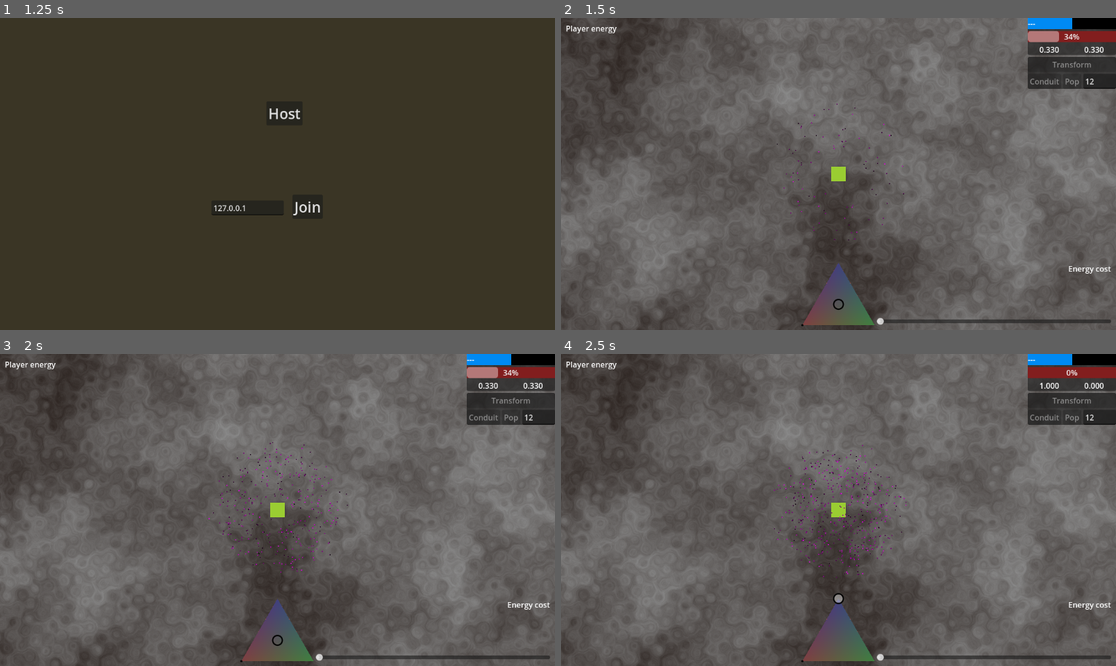
Above: before the commit, frames 1-4 (two rows, left to right).
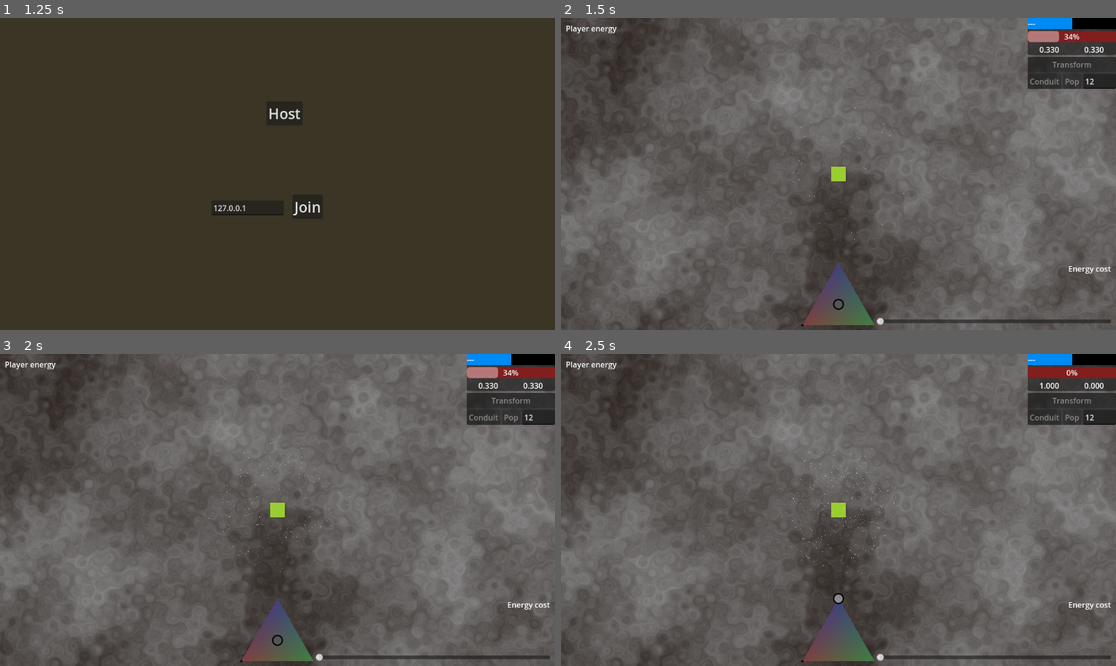
Above: after the commit, the same moments.

Repository: helmasur/conduit_rts
Game: Godot game, scene res://game.tscn
The game is run twice, just before and just after one commit, with the same random seed, the same clock (stepped at 60 frames per second) and the same inputs.
Inputs (mouse positions are in pixels of both pictures, inside the frame that each line leads up to):
- Up to frame 1 (1.25 s): click (538, 80) at 0.52 s; type "12" at 0.6 s
- Up to frame 2 (1.5 s): click "Host" at 1.25 s
- Up to frame 3 (2 s): no input
- Up to frame 4 (2.5 s): drag from (838, 625) to (838, 510) at 2.02 s

Frame 1 is identical in both runs. In frame 2, less than 0.1% of the frame differs, in the area x 38-62%, y 27-72%; in frame 3, 0.3%; in frame 4, 0.4%, in the area x 38-63%, y 29-72%.

Commit message:
fix particle positioning

Diff:
--- a/game.gd
+++ b/game.gd
@@ -1,12 +1,15 @@
 ## game.gd
 extends Node2D
 
+var world_size: Vector2
 var selected_unit: Node = null
 var tricon_h: float = .33
-@export var player_scene: PackedScene = preload("res://player.tscn")
+var player_scene: PackedScene = preload("res://player.tscn")
 var player: Player
 var units = [Unit]
-var world_size: Vector2 = Vector2(2048,2048)
+
+func _init() -> void:
+	world_size = Vector2(2048, 2048)
 
 func _ready():
 	for offs in Utils.get_toroid_copies(world_size):
--- a/player.gd
+++ b/player.gd
@@ -4,13 +4,14 @@
 var player_energy: float = 100.0
 
 @export var player_color: Color = Color.DEEP_PINK
-@export var world_size = Vector2(2048, 2048)
+var world_size: Vector2
 var unit_scene = preload("res://unit.tscn")
 @onready var unit_spawner = $UnitSpawner
 
 var id: int
 
 func _enter_tree() -> void:
+	world_size = get_parent().world_size
 	pass
 	#if not is_multiplayer_authority(): return
 	#print("Player: et, peer_id = ", multiplayer.get_unique_id(), " authority = ", get_multiplayer_authority())
--- a/unit.gd
+++ b/unit.gd
@@ -56,7 +56,7 @@
 
 	for offs in Utils.get_toroid_copies(get_parent().world_size):
 		var copy = $EnergyParticles.duplicate()
-		copy.position = position+offs
+		copy.position = offs
 		add_child(copy)
 
 func _physics_process(delta: float) -> void:
--- a/unit.tscn
+++ b/unit.tscn
@@ -8,9 +8,13 @@
 [sub_resource type="CircleShape2D" id="CircleShape2D_ctwoc"]
 radius = 300.0
 
-[sub_resource type="NoiseTexture2D" id="NoiseTexture2D_btf8p"]
-width = 2
-height = 2
+[sub_resource type="Gradient" id="Gradient_btf8p"]
+colors = PackedColorArray(1, 1, 1, 1, 1, 1, 1, 1)
+
+[sub_resource type="GradientTexture2D" id="GradientTexture2D_ctwoc"]
+gradient = SubResource("Gradient_btf8p")
+width = 1
+height = 1
 
 [sub_resource type="ParticleProcessMaterial" id="ParticleProcessMaterial_ctwoc"]
 particle_flag_disable_z = true
@@ -46,7 +50,7 @@
 
 [node name="EnergyParticles" type="GPUParticles2D" parent="."]
 amount = 256
-texture = SubResource("NoiseTexture2D_btf8p")
+texture = SubResource("GradientTexture2D_ctwoc")
 process_material = SubResource("ParticleProcessMaterial_ctwoc")
 
 [connection signal="body_entered" from="Area2D" to="." method="_on_area_2d_body_entered"]
--- a/utils.gd
+++ b/utils.gd
@@ -84,8 +84,7 @@
 		Vector2(world_size.x, 0),
 		Vector2(-world_size.x, world_size.y),
 		Vector2(0, world_size.y),
-		Vector2(world_size.x, world_size.y),
-		Vector2(0, 0)
+		Vector2(world_size.x, world_size.y)
 	]
 
 static func get_unit_at_wrapped_position(pos: Vector2, world_size: Vector2) -> Node:
Not shown: 1 places in unit.tscn that only renumber resources
